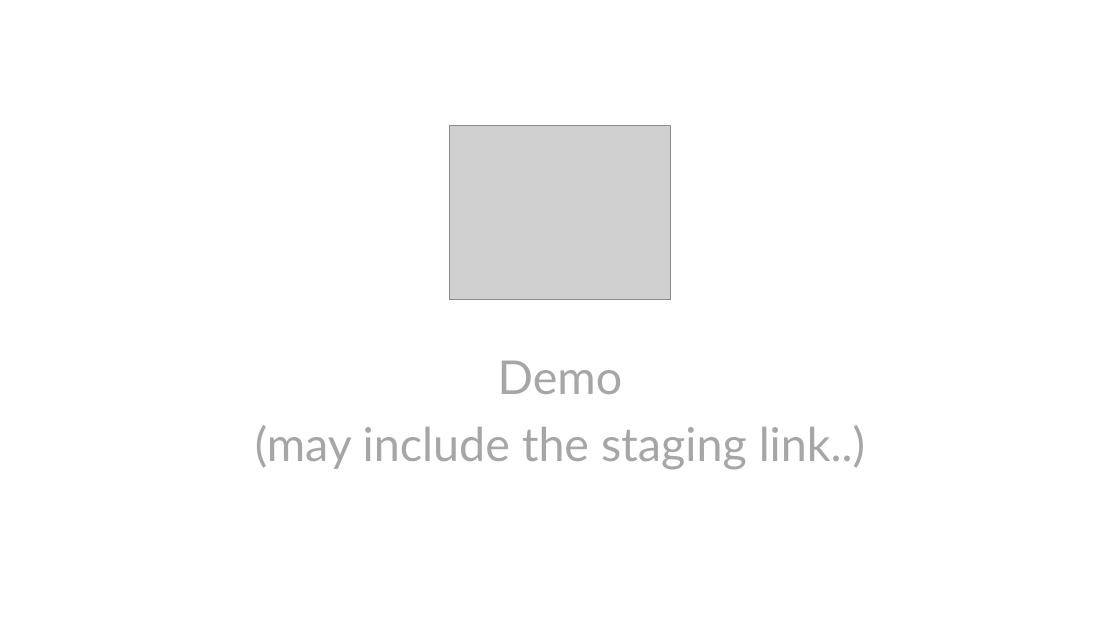
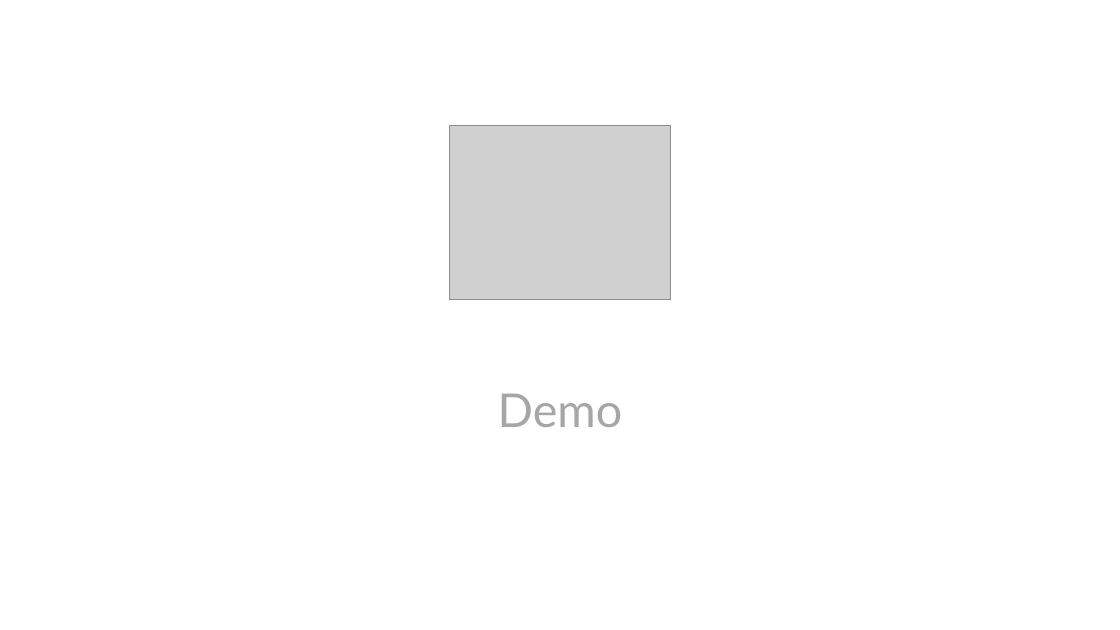
Before and after one commit to rbob96/GRNFanZone, a slide deck: slide 10 of Documentation/Demonstration/Demo - Final.pptx. Drawn at 1120x630 pixels with LibreOffice and Linux fonts; fonts in the diff are those of the drawing; grey boxes stand for pictures. Boxes give left, top, right and bottom in pixels: in the first picture for what was removed or moved away, otherwise in the second. Text is boxed around its words. In the diff, an @@ line names an element or a change of style, - is before the commit and + after.

```diff
--- a/Documentation/Demonstration/Demo - Final.pptx
+++ b/Documentation/Demonstration/Demo - Final.pptx
@@ text at (x1=255, y1=425, x2=865, y2=470): paragraph removed @@
-(may include the staging link..)
```
Also in this commit, not shown: 6 other slides changed.
